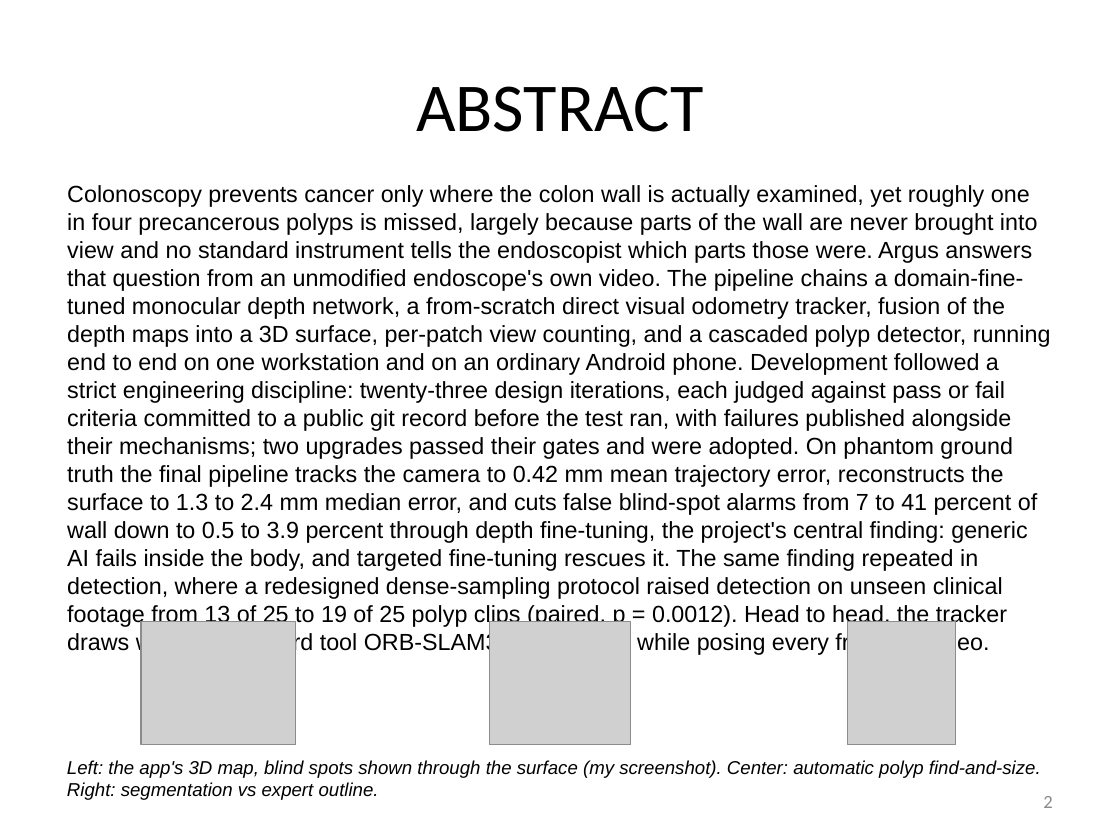
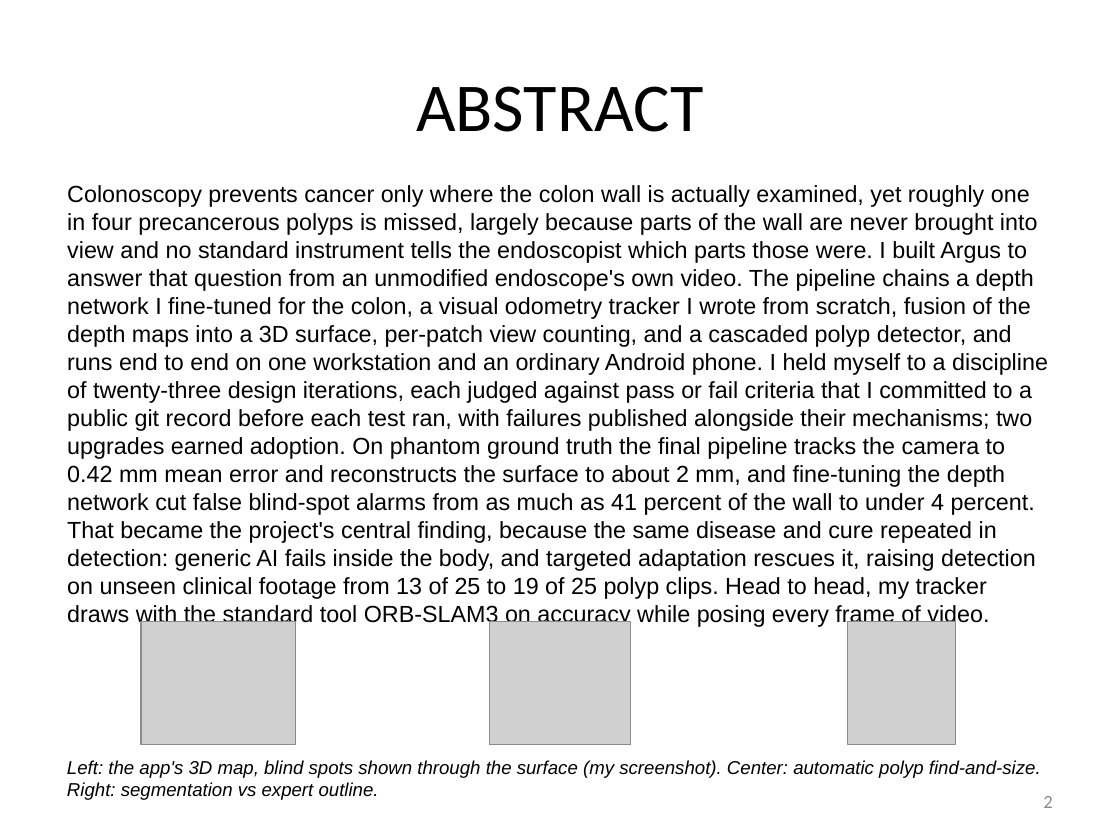
Before and after one commit to bluMoonx/EndoscopicMonocularSLAM, a slide deck: slide 2 of presentation/Argus_GSDSEF_2027_Digital_Presentation.pptx. Drawn at 1120x840 pixels with LibreOffice and Linux fonts; fonts in the diff are those of the drawing; grey boxes stand for pictures. Boxes give left, top, right and bottom in pixels: in the first picture for what was removed or moved away, otherwise in the second. Text is boxed around its words. In the diff, an @@ line names an element or a change of style, - is before the commit and + after.

Commit message:
Deck prose pass: every explanation rewritten as full first-person sentences
The body text read grammatically but like a spec sheet, with colon
fragments (Adoption 1:, Today:, Next:) and impersonal lab voice. All
explanatory blocks now read as written sentences in the first person;
tables and figure captions are unchanged. Abstract holds at 249 words,
template validation passes, and all twelve slides re-rendered clean.

```diff
--- a/presentation/Argus_GSDSEF_2027_Digital_Presentation.pptx
+++ b/presentation/Argus_GSDSEF_2027_Digital_Presentation.pptx
@@ text at (67,185,1048,627): text changed @@
-Colonoscopy prevents cancer only where the colon wall is actually examined, yet roughly one in four precancerous polyps is missed, largely because parts of the wall are never brought into view and no standard instrument tells the endoscopist which parts those were. Argus answers that question from an unmodified endoscope's own video. The pipeline chains a domain-fine-tuned monocular depth network, a from-scratch direct visual odometry tracker, fusion of the depth maps into a 3D surface, per-patch view counting, and a cascaded polyp detector, running end to end on one workstation and on an ordinary Android phone. Development followed a strict engineering discipline: twenty-three design iterations, each judged against pass or fail criteria committed to a public git record before the test ran, with failures published alongside their mechanisms; two upgrades passed their gates and were adopted. On phantom ground truth the final pipeline tracks the camera to 0.42 mm mean trajectory error, reconstructs the surface to 1.3 to 2.4 mm median error, and cuts false blind-spot alarms from 7 to 41 percent of wall down to 0.5 to 3.9 percent through depth fine-tuning, the project's central finding: generic AI fails inside the body, and targeted fine-tuning rescues it. The same finding repeated in detection, where a redesigned dense-sampling protocol raised detection on unseen clinical footage from 13 of 25 to 19 of 25 polyp clips (paired, p = 0.0012). Head to head, the tracker draws with the standard tool ORB-SLAM3 on accuracy while posing every frame of video.
+Colonoscopy prevents cancer only where the colon wall is actually examined, yet roughly one in four precancerous polyps is missed, largely because parts of the wall are never brought into view and no standard instrument tells the endoscopist which parts those were. I built Argus to answer that question from an unmodified endoscope's own video. The pipeline chains a depth network I fine-tuned for the colon, a visual odometry tracker I wrote from scratch, fusion of the depth maps into a 3D surface, per-patch view counting, and a cascaded polyp detector, and runs end to end on one workstation and an ordinary Android phone. I held myself to a discipline of twenty-three design iterations, each judged against pass or fail criteria that I committed to a public git record before each test ran, with failures published alongside their mechanisms; two upgrades earned adoption. On phantom ground truth the final pipeline tracks the camera to 0.42 mm mean error and reconstructs the surface to about 2 mm, and fine-tuning the depth network cut false blind-spot alarms from as much as 41 percent of the wall to under 4 percent. That became the project's central finding, because the same disease and cure repeated in detection: generic AI fails inside the body, and targeted adaptation rescues it, raising detection on unseen clinical footage from 13 of 25 to 19 of 25 polyp clips. Head to head, my tracker draws with the standard tool ORB-SLAM3 on accuracy while posing every frame of video.
```
Also in this commit, not shown: 6 other slides changed, 1 other file.
